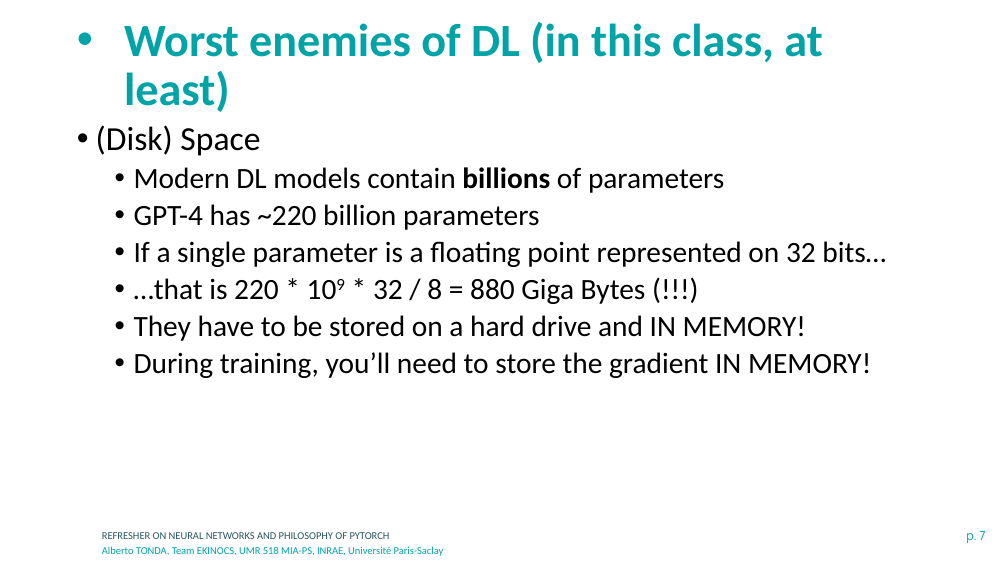
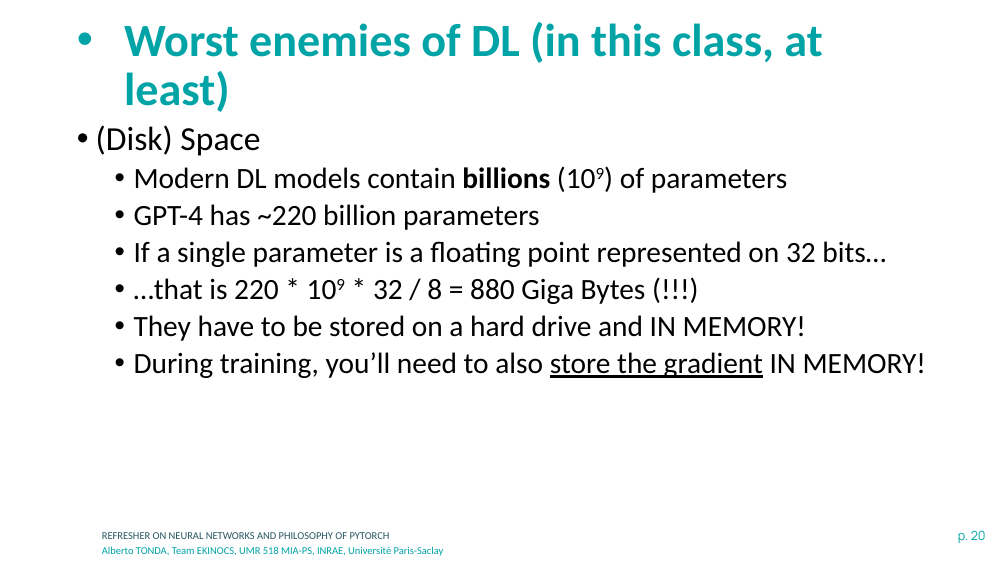
Before and after one commit to albertotonda/teaching, a slide deck: slide 20 of deep-learning-in-practice-with-pytorch/2-neural-networks-and-pytorch.pptx (slide 7 before the commit). Drawn at 1008x567 pixels with LibreOffice and Linux fonts; fonts in the diff are those of the drawing; background and template pictures are left out. Boxes give left, top, right and bottom in pixels: in the first picture for what was removed or moved away, otherwise in the second. Text is boxed around its words. In the diff, an @@ line names an element or a change of style, - is before the commit and + after.

```diff
--- a/deep-learning-in-practice-with-pytorch/2-neural-networks-and-pytorch.pptx
+++ b/deep-learning-in-practice-with-pytorch/2-neural-networks-and-pytorch.pptx
@@ text at box(134, 167, 787, 193): text changed @@
-  • Modern DL models contain billions of parameters
+  • Modern DL models contain billions (109) of parameters
@@ text at box(134, 352, 926, 378): text changed @@
-  • During training, you’ll need to store the gradient IN MEMORY!
+  • During training, you’ll need to also store the gradient IN MEMORY!
@@ page number at box(958, 530, 986, 543): text changed @@
-p. 7
+p. 20
```
Also in this commit, not shown: 24 slides added, 7 other files.
